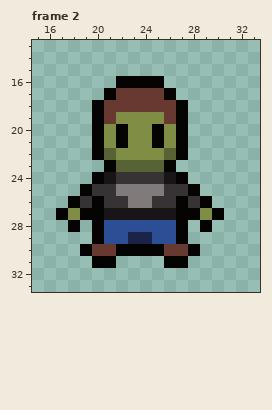
Pixel-art file, stored at art/characters/playerF.aseprite. That is the earlier state.
48x48 pixels, 5 frames. Shown: frame 2: x 15..33, y 13..33. The commit also changed other frames, which this record leaves out.
And afterwards:
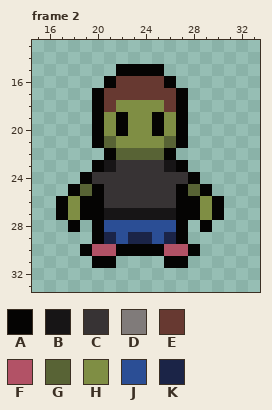
Palette (. is transparent): A #050403  B #171516  C #373334  D #807b7a  E #673931  F #b25266  G #586335  H #7f8e44  J #2b4e95  K #1b2447
Difference:
Frame 2, layer "Layer 1":
Colour A is added in row 15 at x 22 to 25; in row 16 at x 21 and 26; in row 17 at x 20 and 27; in row 23 at x 20 and 27; in row 24 at x 19 and 28; in row 25 at x 18 and 29.
Colour A is added in row 26 at x 17 and 30.
Colour A replaces colour C in row 25 at x 20 and 27; in row 26 at x 19 and 28.
Colour A replaces colour G in row 22 at x 21 and 26.
Colour A replaces colour H in row 19 at x 22 and 25.
Colour B replaces colour A in row 23 at x 21 and 26.
Colour C replaces colour A in row 24 at x 20 and 27.
Colour C replaces colour B in row 24 at x 21 and 26.
Colour C replaces colour D in row 25 at x 22 to 25; in row 26 at x 23 to 24.
Colour C replaces colour G in row 23 at x 22 to 25.
Colour E replaces colour A in row 16 at x 22 to 25; in row 17 at x 21 and 26.
Colour F replaces colour E in row 30 at x 20 to 21 and 26 to 27.
Colour G replaces colour A in row 25 at x 19 and 28.
Colour G replaces colour H in row 21 at x 21 and 26; in row 22 at x 22 to 25.
Colour H replaces colour A in row 21 at x 22 and 25; in row 26 at x 18 and 29.
Colour H replaces colour E in row 18 at x 22 to 25; in row 19 at x 21 and 26.
Colour K replaces colour J in row 29 at x 21 and 26.
Colour A is gone in row 22 at x 20 and 27.
Changed places in both pictures, as pixel boxes (x1, y1, x2, y2):
changed: (56, 64, 224, 256)
